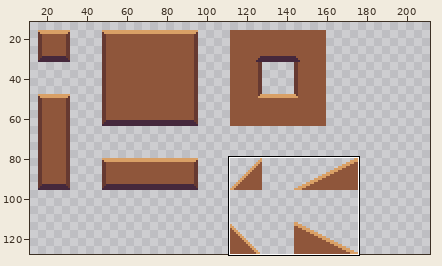
File history of a sprite sheet, Assets/Tilemaps/Tilemap.png. The first picture is a wide view before the edit; the outline marks the close-up.
Close-up. First the earlier version:
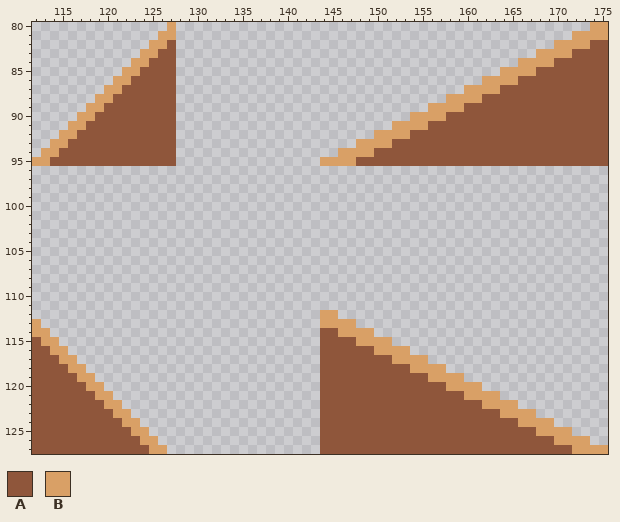
The file is 200x128 pixels. Shown: x 112..175, y 80..127. The old version is drawn lined up with the new one, on the new canvas. The wide view leaves out empty margins. The commit also changed other parts of the picture, which this record leaves out.
Palette (. is transparent): A #8f563b  B #d9a066
Now the later version:
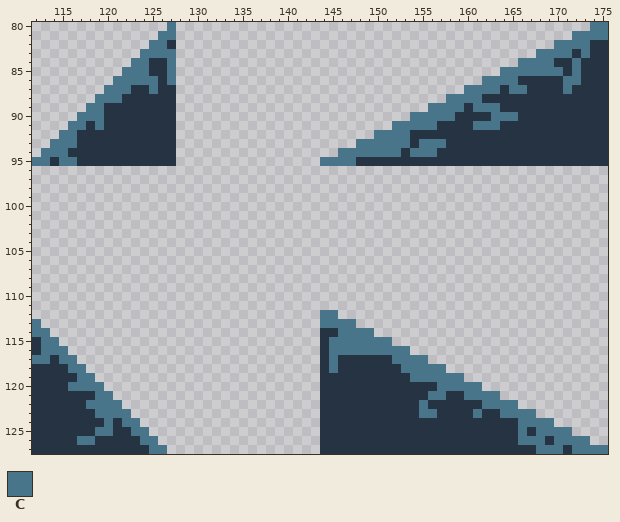
Colours new in this view: C #49758b
Change:
canvas 200x128 -> 299x128
Colour A changes from #8f563b to #263342.
Colour A becomes colour C in row 83 at x 126 to 127 and 173; in row 84 at x 127 and 172; in row 85 at x 124, 127, 168 to 170 and 172; in row 86 at x 123 to 125, 127 and 171 to 172; in row 87 at x 122, 125, 165 to 166 and 171; in row 88 at x 121.
Colour A becomes colour C in row 89 at x 161 to 163; in row 90 at x 119, 158 and 163 to 165; in row 91 at x 119, 156 and 161 to 163; in row 93 at x 116, 152 to 153 and 155 to 157; in row 94 at x 115, 150 to 152 and 154 to 156; in row 95 at x 115 to 116.
Colour A becomes colour C in row 115 at x 145 to 147; in row 116 at x 113 and 145 to 149; in row 117 at x 112 to 113 and 145; in row 118 at x 145 and 153; in row 119 at x 154 to 155; in row 120 at x 116 to 117 and 157.
Colour A becomes colour C in row 121 at x 156 to 157; in row 122 at x 118 to 119 and 155; in row 123 at x 119 to 120, 155 to 156 and 161; in row 124 at x 120; in row 125 at x 119 to 120 and 166; in row 126 at x 117 to 118 and 166 to 168.
Colour A becomes colour C in row 127 at x 168 to 170.
Colour B becomes colour C in row 80 at x 127 and 174 to 175; in row 81 at x 126 to 127 and 172 to 175; in row 82 at x 125 to 126 and 170 to 173; in row 83 at x 124 to 125 and 168 to 171; in row 84 at x 123 to 124 and 166 to 169; in row 85 at x 122 to 123 and 164 to 167.
Colour B becomes colour C in row 86 at x 121 to 122 and 162 to 165; in row 87 at x 120 to 121 and 160 to 163; in row 88 at x 119 to 120 and 158 to 161; in row 89 at x 118 to 119 and 156 to 159; in row 90 at x 117 to 118 and 154 to 157; in row 91 at x 116 to 117 and 152 to 155.
Colour B becomes colour C in row 92 at x 115 to 116 and 150 to 153; in row 93 at x 114 to 115 and 148 to 151; in row 94 at x 113 to 114 and 146 to 149; in row 95 at x 112 to 113 and 144 to 147; in row 112 at x 144 to 145; in row 113 at x 112 and 144 to 147.
Colour B becomes colour C in row 114 at x 112 to 113 and 146 to 149; in row 115 at x 113 to 114 and 148 to 151; in row 116 at x 114 to 115 and 150 to 153; in row 117 at x 115 to 116 and 152 to 155; in row 118 at x 116 to 117 and 154 to 157; in row 119 at x 117 to 118 and 156 to 159.
Colour B becomes colour C in row 120 at x 118 to 119 and 158 to 161; in row 121 at x 119 to 120 and 160 to 163; in row 122 at x 120 to 121 and 162 to 165; in row 123 at x 121 to 122 and 164 to 167; in row 124 at x 122 to 123 and 166 to 169; in row 125 at x 123 to 124 and 168 to 171.
Colour B becomes colour C in row 126 at x 124 to 125 and 170 to 173; in row 127 at x 125 to 126 and 172 to 175.
